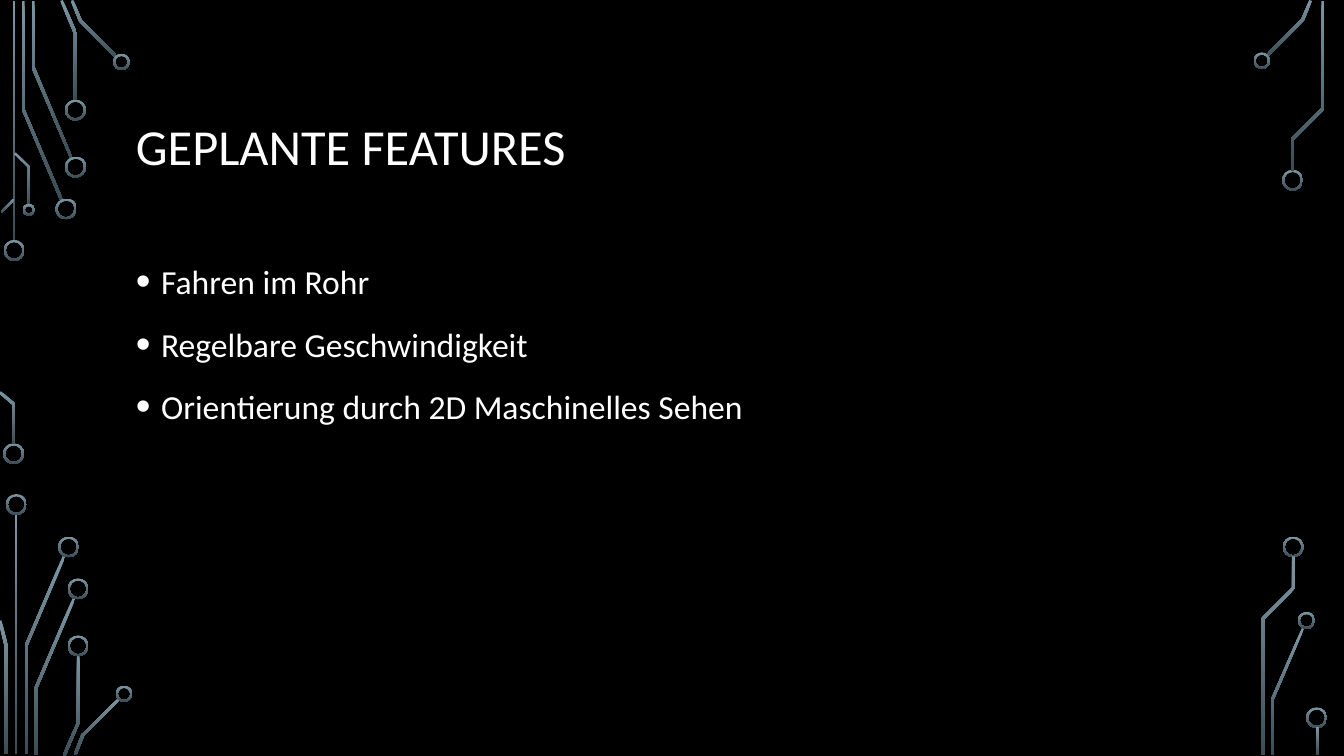
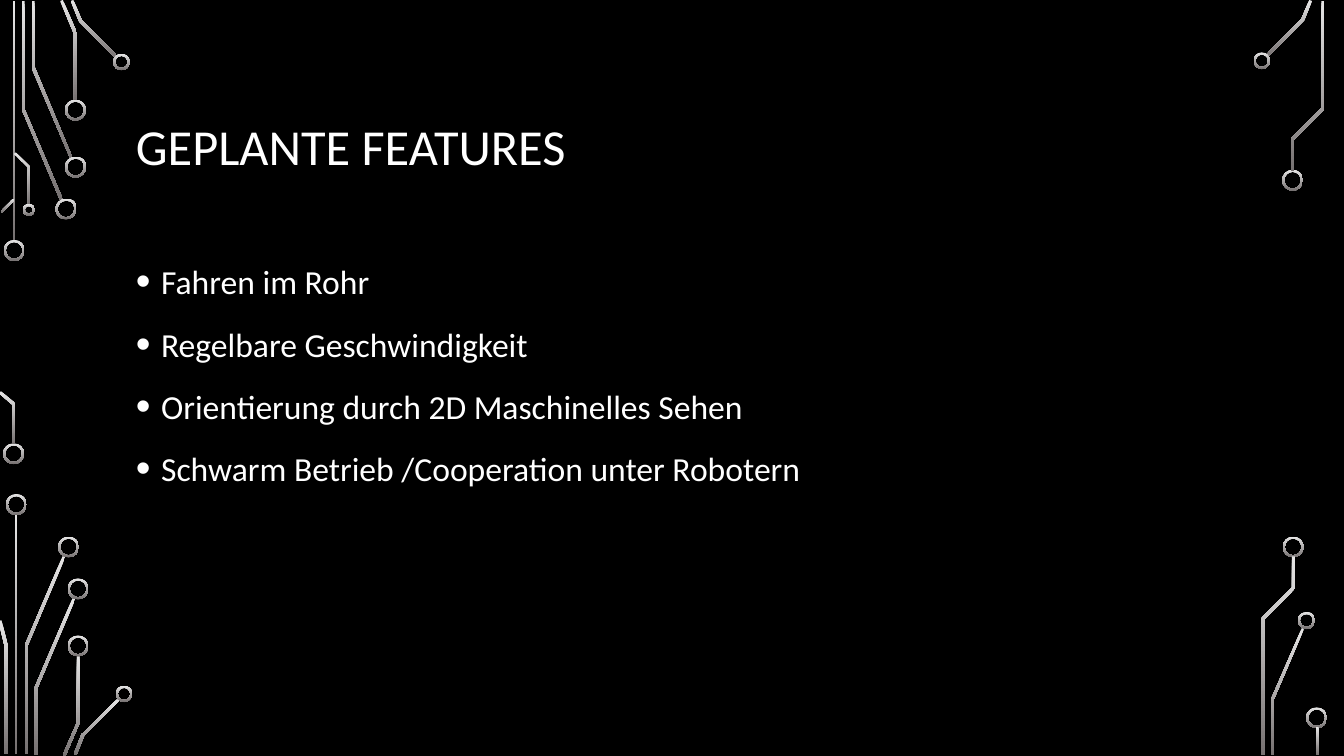
Before and after one commit to yaba-source/canalchecker, a slide deck: slide 7 of The Canalchecker.pptx (slide 6 before the commit). Drawn at 1344x756 pixels with LibreOffice and Linux fonts; fonts in the diff are those of the drawing; background and template pictures are left out. Boxes give left, top, right and bottom in pixels: in the first picture for what was removed or moved away, otherwise in the second. Text is boxed around its words. In the diff, an @@ line names an element or a change of style, - is before the commit and + after.

```diff
--- a/The Canalchecker.pptx
+++ b/The Canalchecker.pptx
@@ fill gradient #7C96A3 to #3B4C54 to gradient #E7E6E6 to #767171 in 36 elements at [4,240,25,261], [3,444,24,465], [22,1,63,201], [55,199,77,220], [31,1,72,158], [60,0,78,101], [65,156,86,177], [65,100,86,121], [71,0,117,58], [113,53,131,70], [1,199,15,213], [0,391,15,445], [14,152,30,205], [22,204,34,216], [15,514,18,755], [24,556,65,754], [6,494,27,515], [0,620,7,754], [58,536,80,558], [34,598,76,755], [63,655,80,756], [68,579,89,600], [68,635,89,656], [74,698,120,755], [116,686,133,702], [1266,0,1313,56], [1253,52,1270,70], [1282,169,1304,191], [1271,628,1305,755], [1299,612,1316,629], [1292,1,1325,171], [1284,536,1305,558], [1261,557,1296,755], [1307,708,1328,729], [1317,727,1320,755], [12,1,15,242] @@
@@ text at [161,457,800,487]: paragraph added @@
+• Schwarm Betrieb /Cooperation unter Robotern
```
Also in this commit, not shown: 6 other slides changed, 3 slides added.
